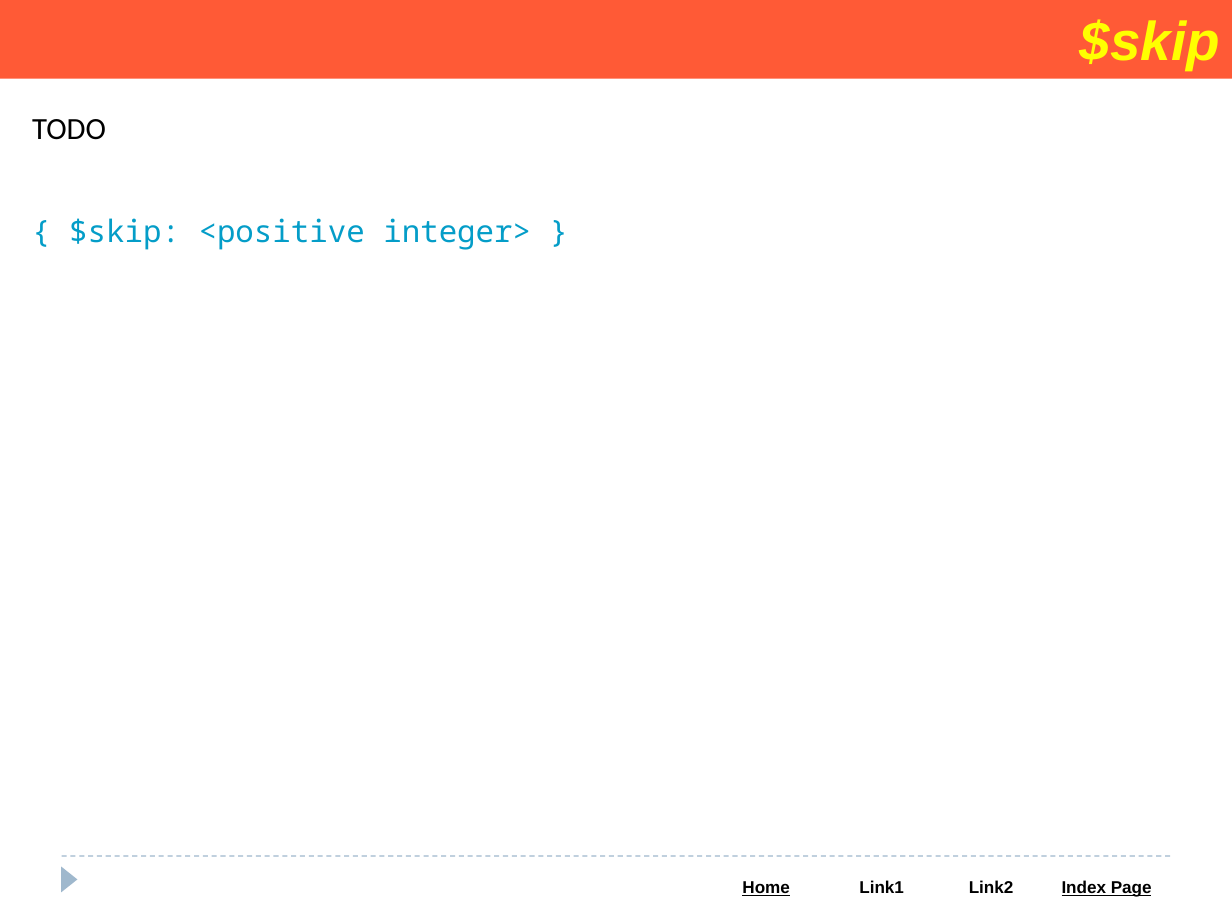
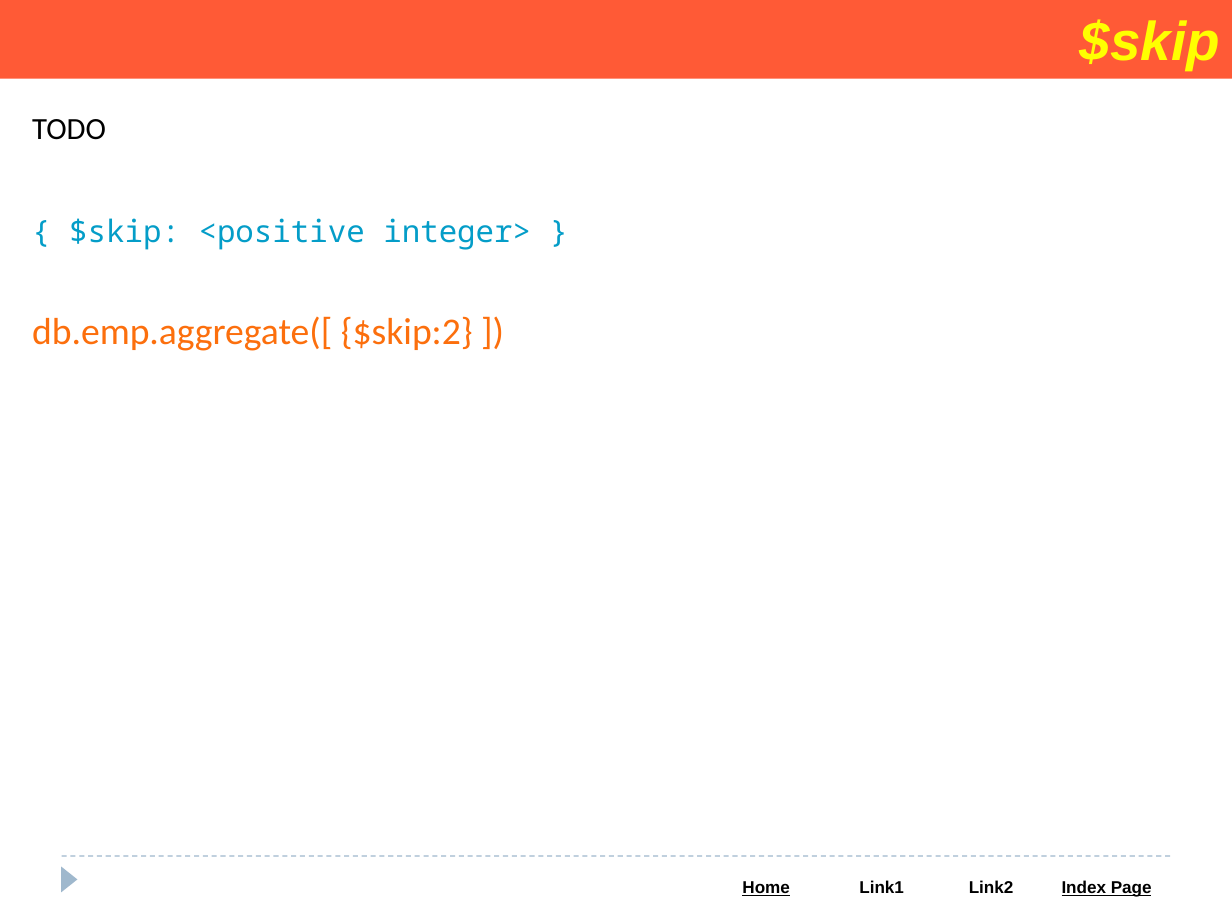
Before and after one commit to Saleel-Bagde/PPT-s, a slide deck: slide 107 of MongoDB PPT.pptx. Drawn at 1232x924 pixels with LibreOffice and Linux fonts; fonts in the diff are those of the drawing. Boxes give left, top, right and bottom in pixels: in the first picture for what was removed or moved away, otherwise in the second. Text is boxed around its words. In the diff, an @@ line names an element or a change of style, - is before the commit and + after.

```diff
--- a/MongoDB PPT.pptx
+++ b/MongoDB PPT.pptx
@@ text added at [32, 316, 473, 351], 22 pt, text #FC6F0D @@
+db.emp.aggregate([ {$skip:2} ])
```
Also in this commit, not shown: 5 other slides changed.
